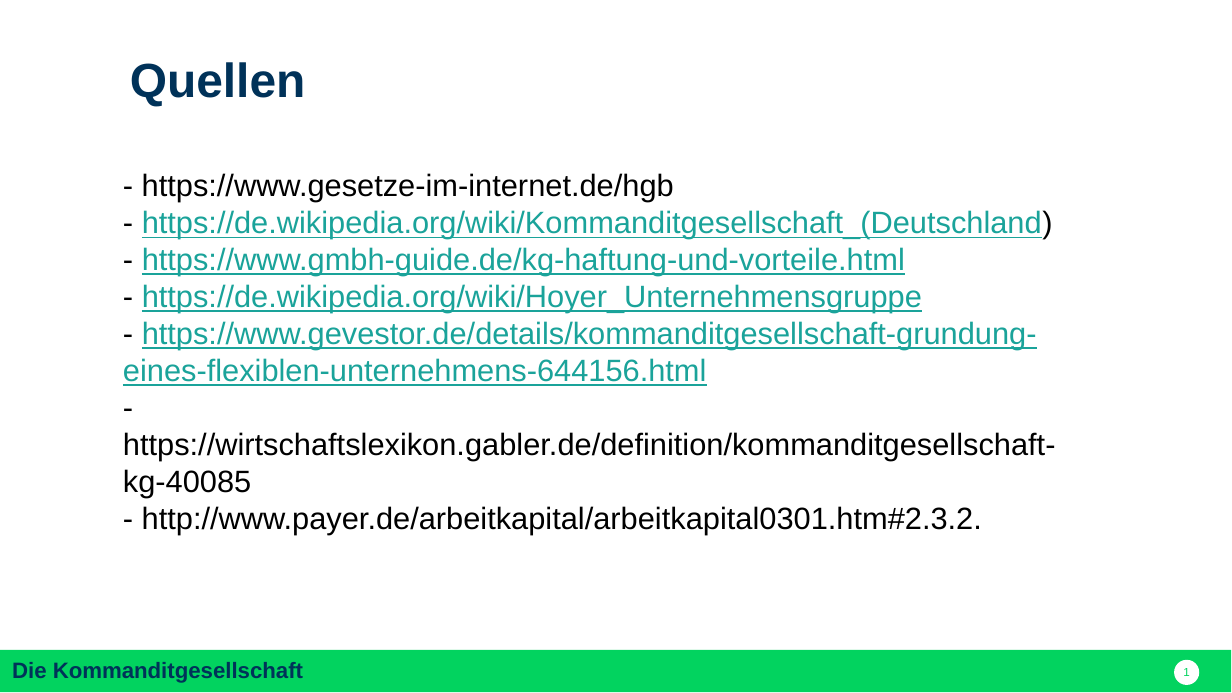
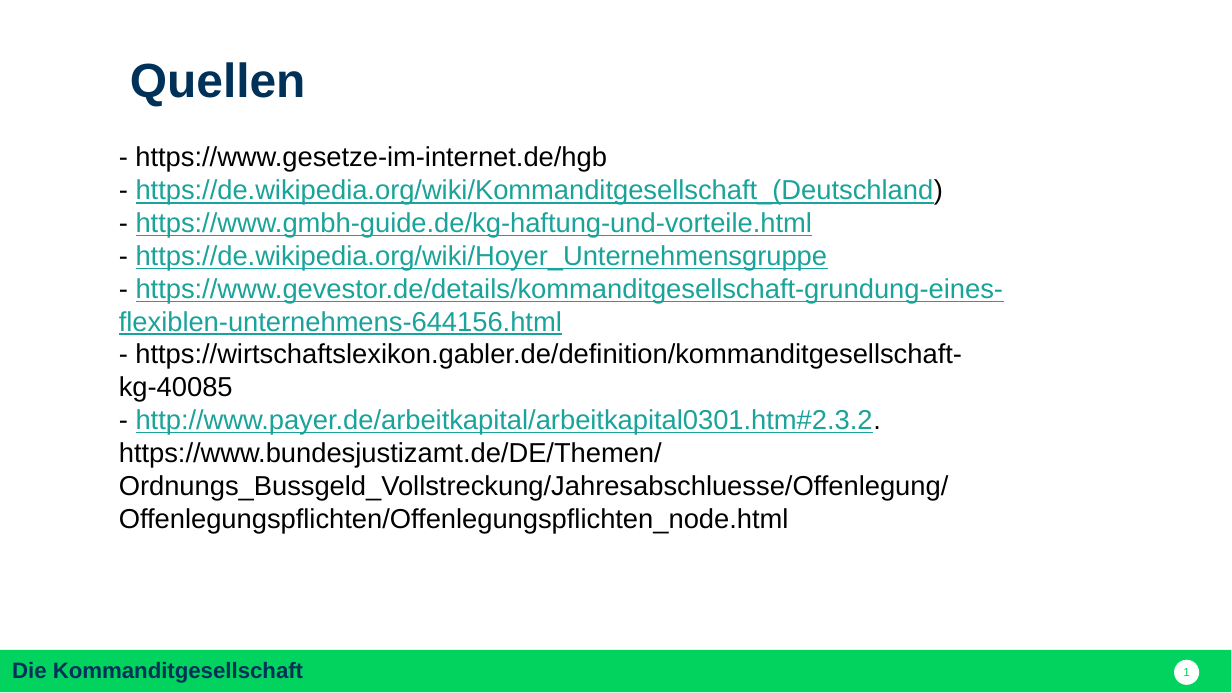
Before and after one commit to nodeg/exercises, a slide deck: slide 1 of Referat_BWP_KG_Quellen.pptx. Drawn at 1232x693 pixels with LibreOffice and Linux fonts; fonts in the diff are those of the drawing. Boxes give left, top, right and bottom in pixels: in the first picture for what was removed or moved away, otherwise in the second. Text is boxed around its words. In the diff, an @@ line names an element or a change of style, - is before the commit and + after.

Commit message:
Add Quang Quellen

```diff
--- a/Referat_BWP_KG_Quellen.pptx
+++ b/Referat_BWP_KG_Quellen.pptx
@@ text "- https://www.gesetze-im-internet.de/hgb": place and size @@
-text "- https://www.gesetze-im-internet.de/hgb" at (123, 173, 1056, 535)
+text "- https://www.gesetze-im-internet.de/hgb" at (119, 146, 1003, 533)
@@ text at (119, 146, 1003, 435): size 18 to 16 pt in "- https://www.gesetze-im-internet.de/hgb", "- https://de.wikipedia.org/wiki/Kommanditgesellschaft_(Deuts ...", "- https://www.gmbh-guide.de/kg-haftung-und-vorteile.html", "- https://de.wikipedia.org/wiki/Hoyer_Unternehmensgruppe" and 3 more places; text colour #000000 to #1AA39A, underline on in "http://www.payer.de/arbeitkapital/arbeitkapital0301.htm#2.3. ..." @@
@@ text at (119, 442, 949, 533): paragraph added @@
+https://www.bundesjustizamt.de/DE/Themen/Ordnungs_Bussgeld_Vollstreckung/Jahresabschluesse/Offenlegung/Offenlegungspflichten/Offenlegungspflichten_node.html
```
